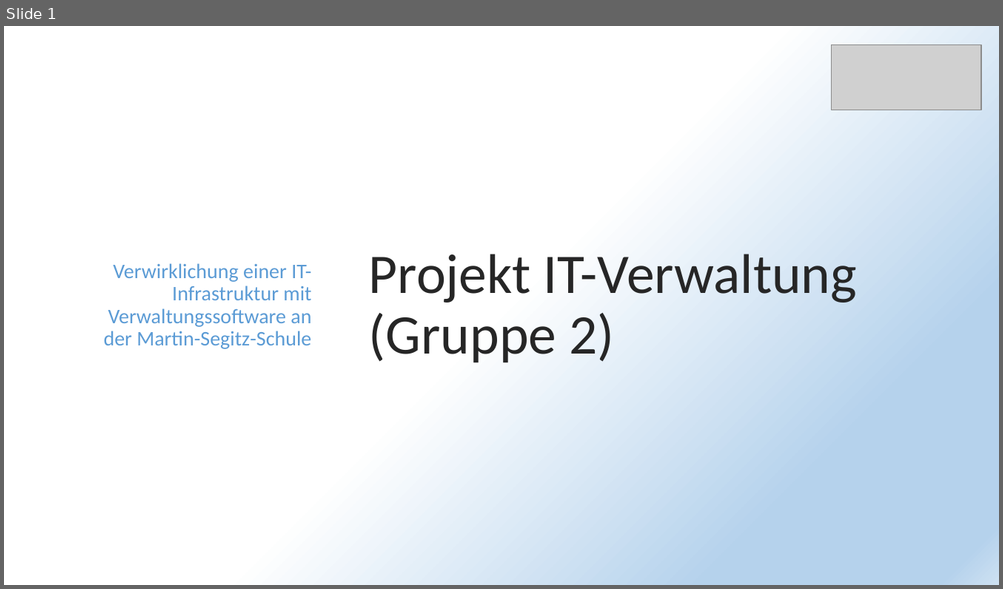
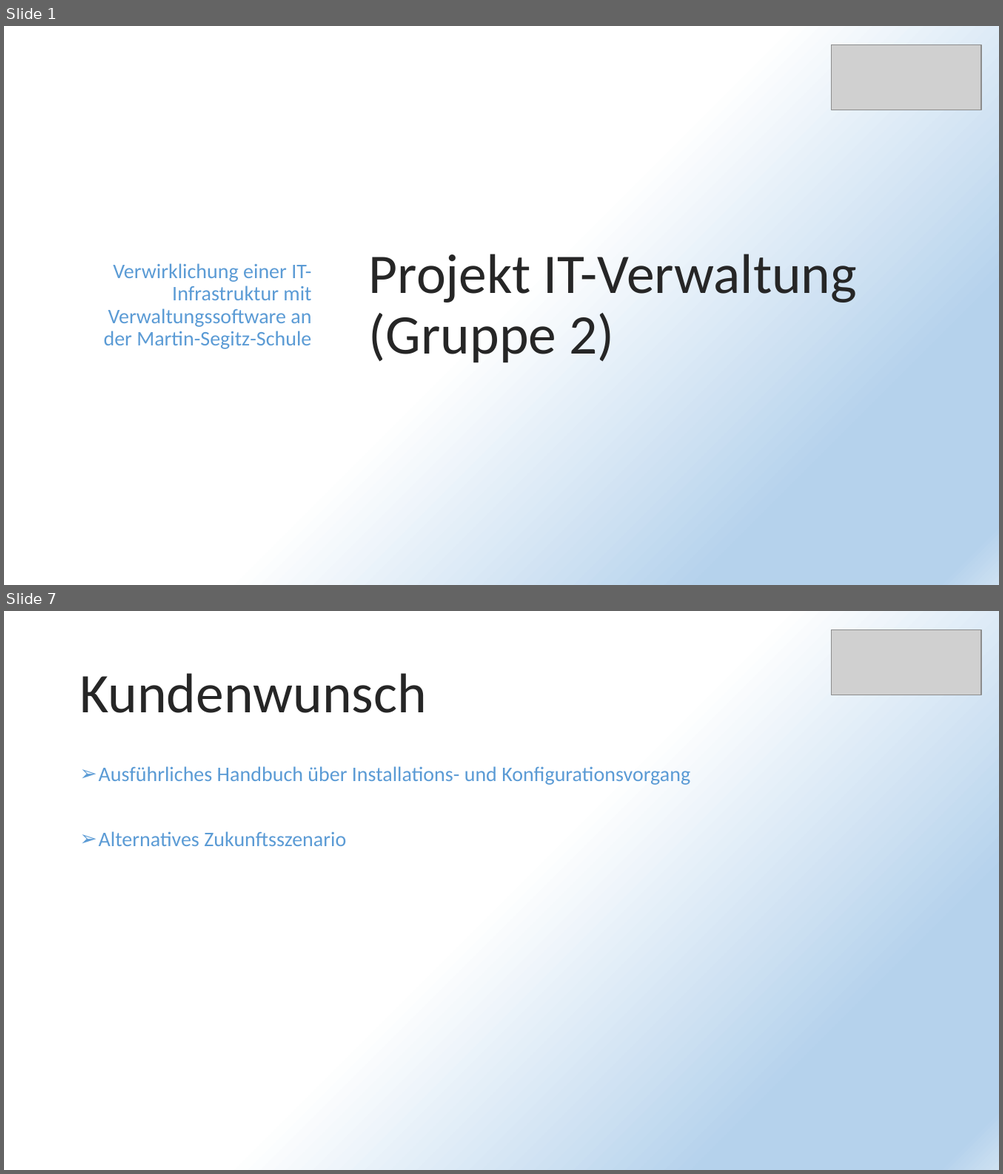
Before and after one commit to PapAnte/g2schoolproject, a slide deck: Projekt IT-Verwaltung.pptx. Shown one above the other, each under a label of ours: slide 1 before the commit, slides 1 and 7 after it; the slides between them are not shown. The pictures are 1003x589 and 1003x1174 pixels, drawn with LibreOffice and Linux fonts; fonts in the diff are those of the drawing; grey boxes stand for pictures. Boxes give left, top, right and bottom in pixels: in the first picture for what was removed or moved away, otherwise in the second. Text is boxed around its words. In the diff, an @@ line names an element or a change of style, - is before the commit and + after.

```diff
--- a/Projekt IT-Verwaltung.pptx
+++ b/Projekt IT-Verwaltung.pptx
@@ slide 7 added at (x1=4, y1=611, x2=999, y2=1170), background gradient #FFFFFF to #B5D2EC to #CEE1F2 @@
@@ picture added at (x1=831, y1=629, x2=981, y2=695) @@
@@ title added at (x1=79, y1=673, x2=426, y2=713), 54 pt, text #262626 @@
+Kundenwunsch
@@ text added at (x1=99, y1=766, x2=690, y2=846), 20 pt, text #5B9BD5 @@
+➢ Ausführliches Handbuch über Installations- und Konfigurationsvorgang
+➢ Alternatives Zukunftsszenario
```
Also in this commit, not shown: 7 slides changed, 25 other slides added, 21 slides removed.
